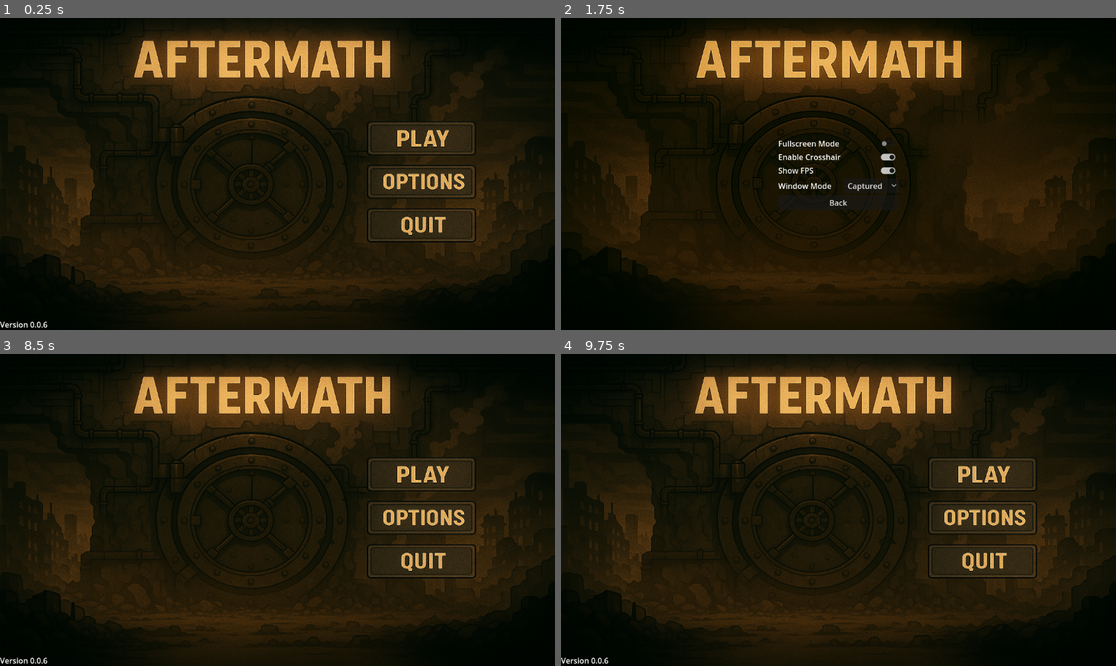
Above: before the commit, frames 1-4 (two rows, left to right).
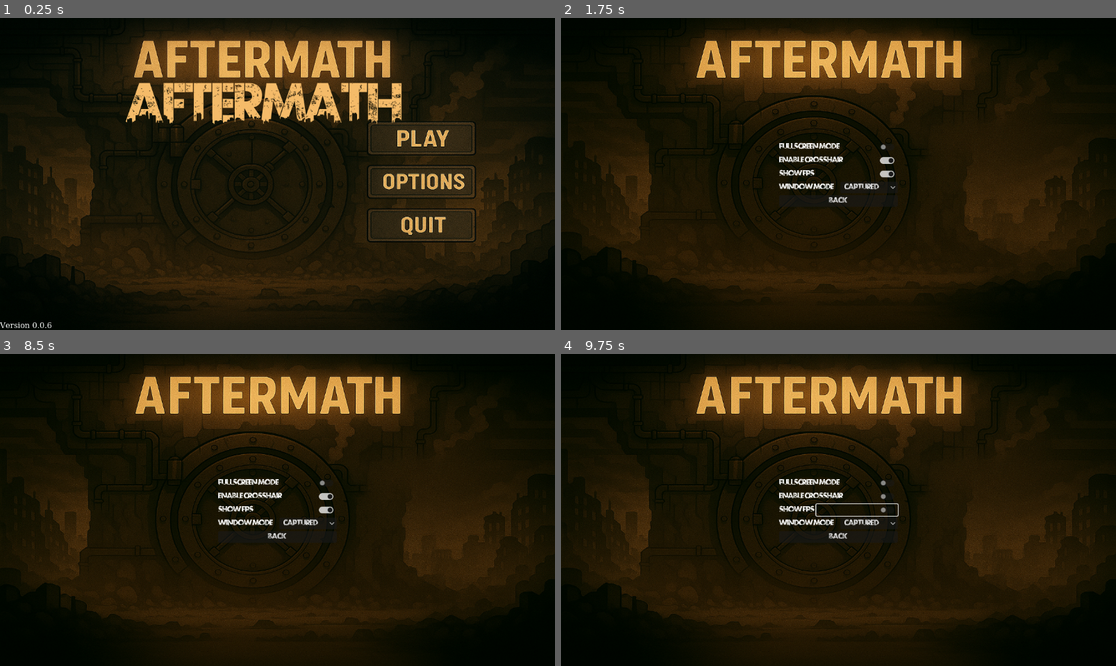
Above: after the commit, the same moments.

Repository: loumcn12/Aftermath
Game: Godot game, scene res://scenes/main menu/main_menu.tscn
The game is run twice, just before and just after one commit, with the same random seed, the same clock (stepped at 60 frames per second) and the same inputs.
Inputs (mouse positions are in pixels of both pictures, inside the frame that each line leads up to; where the layout moved, square brackets give the same spot in the first picture):
- Up to frame 1 (0.25 s): no input
- Up to frame 2 (1.75 s): tap Enter at 0.5 s; move the mouse to (960, 158) at 0.52 s; hold D (right) 0.53-1.25 s; tap H (DamageTest) at 0.6 s; tap Space (jump) at 0.77 s; click (982, 170) [982, 180] at 1.25 s
- Up to frame 3 (8.5 s): click "Back" at 2 s; tap R (reset) every 0.75 s from 2.75 to 5.75 s; move the mouse to (166, 525) at 2.77 s; hold S (backward) 2.78-3.53 s; tap Ctrl (crouch) at 2.85 s; tap Space (jump) at 3.02, 4.52, 5.27, 6.02, 7.52, 8.27 s; move the mouse to (333, 441) at 3.52 s; hold D (right) 3.53-4.28 s; tap E (interact) at 3.6, 7.35 s; move the mouse to (249, 572) at 4.27 s; hold W (forward) 4.28-5.03 s; click (249, 572) at 4.35 s; move the mouse to (444, 556) at 5.02 s; hold Shift (sprint) 5.03-5.78 s; hold A (left) 5.03-6.53 s; move the mouse to (111, 463) at 5.77 s; tap H (DamageTest) at 5.85 s; move the mouse to (305, 510) at 6.52 s; hold S (backward) 6.53-7.28 s; hold Ctrl (crouch) 6.53-7.28 s; move the mouse to (194, 432) at 7.27 s; hold D (right) 7.28-8.03 s; move the mouse to (399, 494) at 8.02 s; hold W (forward) from 8.03 s (still down); click (399, 494) at 8.1 s
- Up to frame 4 (9.75 s): release W (forward) at 8.75 s; click (871, 497) at 8.77 s; click (855, 510) at 9.52 s

The runs differ from the first frame. In frame 1, 4.0% of the frame differs, in the area x 0-73%, y 20-100%; in frame 2, 1.0%; in frame 3, 7.8%; in frame 4, 7.9%, in the area x 0-98%, y 3-100%.

Commit message:
Began working on an improved main menu

Diff:
--- a/project.godot
+++ b/project.godot
@@ -21,6 +21,14 @@
 [autoload]
 
 Globalscript="*res://scripts/globalscript.gd"
+
+[filesystem]
+
+import/blender/enabled=false
+
+[gui]
+
+theme/custom_font="uid://d0y8huks0wlyl"
 
 [input]
 
--- /dev/null
+++ b/scenes/3Dmain_menu.tscn
@@ -0,0 +1,34 @@
+[gd_scene load_steps=6 format=3 uid="uid://ceom27ev85g53"]
+
+[ext_resource type="PackedScene" uid="uid://1wfvq3d5y75o" path="res://assets/Misc/MainMenu.glb" id="1_73257"]
+[ext_resource type="Texture2D" uid="uid://mfmt5fpbaura" path="res://assets/hdris/kloofendal_48d_partly_cloudy_puresky_2k.hdr" id="2_hg656"]
+
+[sub_resource type="PanoramaSkyMaterial" id="PanoramaSkyMaterial_lsx8b"]
+panorama = ExtResource("2_hg656")
+
+[sub_resource type="Sky" id="Sky_xdhe3"]
+sky_material = SubResource("PanoramaSkyMaterial_lsx8b")
+
+[sub_resource type="Environment" id="Environment_ymex3"]
+background_mode = 2
+background_energy_multiplier = 0.2
+sky = SubResource("Sky_xdhe3")
+sky_custom_fov = 119.4
+tonemap_mode = 2
+glow_enabled = true
+volumetric_fog_density = 0.1
+volumetric_fog_albedo = Color(0.9, 0.9, 0.9, 1)
+volumetric_fog_emission_energy = 0.0
+volumetric_fog_ambient_inject = 0.5
+volumetric_fog_sky_affect = 0.6
+
+[node name="MainMenu" type="Node3D"]
+
+[node name="MainMenu" parent="." instance=ExtResource("1_73257")]
+
+[node name="Camera3D" type="Camera3D" parent="."]
+transform = Transform3D(-1, 0, -8.74228e-08, 0, 1, 0, 8.74228e-08, 0, -1, 0, 3.14454, -131.087)
+fov = 14.0
+
+[node name="WorldEnvironment" type="WorldEnvironment" parent="."]
+environment = SubResource("Environment_ymex3")
--- a/scenes/main menu/main_menu.tscn
+++ b/scenes/main menu/main_menu.tscn
@@ -1,10 +1,21 @@
-[gd_scene load_steps=5 format=3 uid="uid://cdtp3c80v85go"]
+[gd_scene load_steps=7 format=3 uid="uid://cdtp3c80v85go"]
 
 [ext_resource type="Script" uid="uid://f8fo33ievb68" path="res://scripts/main_menu.gd" id="1_cbjxn"]
 [ext_resource type="AudioStream" uid="uid://dxsf0alrbk1js" path="res://assets/audio/error.wav" id="2_8w606"]
 [ext_resource type="Texture2D" uid="uid://bumkkkp42sg7u" path="res://assets/AftermathMenu.png" id="2_vifqf"]
 
+[sub_resource type="FontFile" id="FontFile_vifqf"]
+cache/0/16/0/ascent = 0.0
+cache/0/16/0/descent = 0.0
+cache/0/16/0/underline_position = 0.0
+cache/0/16/0/underline_thickness = 0.0
+cache/0/16/0/scale = 1.0
+
 [sub_resource type="LabelSettings" id="LabelSettings_8w606"]
+
+[sub_resource type="LabelSettings" id="LabelSettings_okfgx"]
+font_size = 110
+font_color = Color(0.960784, 0.733333, 0.411765, 1)
 
 [node name="MainMenu" type="Control"]
 process_mode = 3
@@ -71,10 +82,20 @@
 offset_right = 99.0
 grow_vertical = 0
 size_flags_horizontal = 4
+theme_override_fonts/font = SubResource("FontFile_vifqf")
 text = "Version 0.0.0"
 label_settings = SubResource("LabelSettings_8w606")
 vertical_alignment = 2
 
+[node name="Label" type="Label" parent="."]
+layout_mode = 0
+offset_left = 264.0
+offset_top = 135.0
+offset_right = 1005.0
+offset_bottom = 279.0
+text = "AFTERMATH"
+label_settings = SubResource("LabelSettings_okfgx")
+
 [connection signal="pressed" from="VBoxContainer/startbutton" to="." method="_on_startbutton_pressed"]
 [connection signal="pressed" from="VBoxContainer/optionsbutton" to="." method="_on_optionsbutton_pressed"]
 [connection signal="pressed" from="VBoxContainer/quitbutton" to="." method="_on_quitbutton_pressed"]
--- a/scenes/main.tscn
+++ b/scenes/main.tscn
@@ -151,12 +151,6 @@
 size = Vector3(8.16357, 1, 7.58514)
 material = SubResource("StandardMaterial3D_4ypqe")
 
-[node name="SpotLight3D" type="SpotLight3D" parent="stage"]
-transform = Transform3D(1, 0, 0, 0, 0.013648, 0.999907, 0, -0.999907, 0.013648, 0, 8.66294, 0)
-light_energy = 12.675
-light_volumetric_fog_energy = 27.76
-spot_range = 13.909
-
 [node name="env" type="Node3D" parent="."]
 script = ExtResource("4_85g3d")
 
Binary file added: assets/Misc/MainMenu.glb
Not shown, added: assets/Misc/MainMenu.glb.import
Binary file added: assets/Misc/UrbanJungleDEMO.otf
Not shown, added: assets/Misc/UrbanJungleDEMO.otf.import
Binary file added: assets/Misc/streetlamp.glb
Not shown, added: assets/Misc/streetlamp.glb.import
Not shown: 1 places in scenes/main.tscn that only renumber resources
Not shown, added: assets/Misc/MainMenu.blend
Not shown, added: assets/Misc/MainMenu.blend1
Not shown, added: assets/Misc/streetlamp.blend
